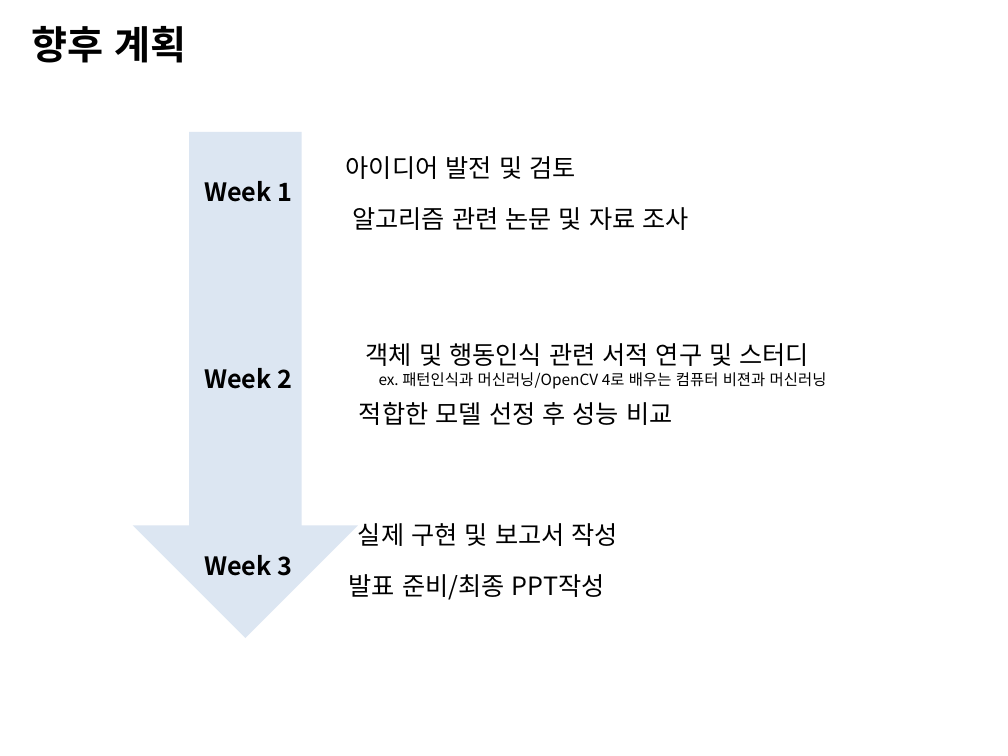
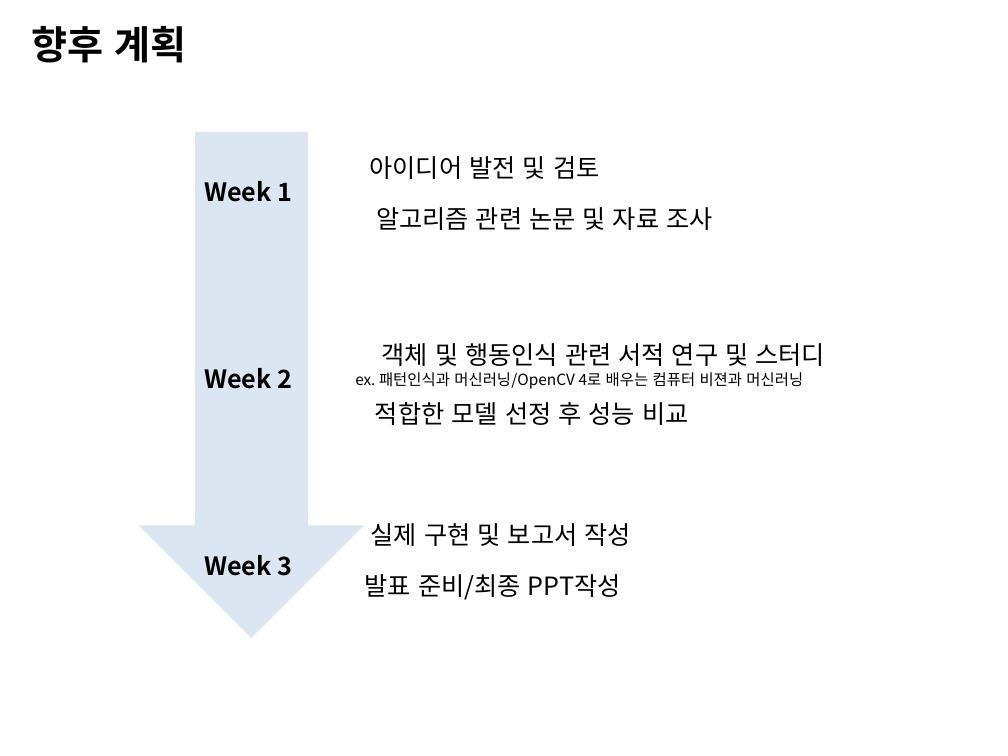
Before and after one commit to POSCO-AI-BIG-9th-A/POSCO-Academy-A3_, a slide deck: slide 2 of proj_AI/1st week/6_이다연_최종병합.pptx. Drawn at 1008x756 pixels with LibreOffice and Linux fonts; fonts in the diff are those of the drawing. Boxes give left, top, right and bottom in pixels: in the first picture for what was removed or moved away, otherwise in the second. Text is boxed around its words. In the diff, an @@ line names an element or a change of style, - is before the commit and + after.

```diff
--- a/proj_AI/1st week/6_이다연_최종병합.pptx
+++ b/proj_AI/1st week/6_이다연_최종병합.pptx
@@ down arrow: place and size @@
-down arrow at (133,132,358,638)
+down arrow at (139,132,364,638)
@@ text "아이디어 발전 및 검토": place and size @@
-text "아이디어 발전 및 검토" at (346,156,575,179)
+text "아이디어 발전 및 검토" at (370,156,599,179)
@@ text "알고리즘 관련 논문 및 자료 ...": place and size @@
-text "알고리즘 관련 논문 및 자료 ..." at (352,207,689,230)
+text "알고리즘 관련 논문 및 자료 ..." at (376,207,712,230)
@@ text "ex. 패턴인식과 머신러닝/OpenCV 4로 배우는 ...": place and size @@
-text "ex. 패턴인식과 머신러닝/OpenCV 4로 배우는 ..." at (379,372,827,389)
+text "ex. 패턴인식과 머신러닝/OpenCV 4로 배우는 ..." at (355,372,803,389)
@@ 4 texts: place and size @@
-4 texts at (349,343,810,600)
+4 texts at (365,343,826,600)
```
